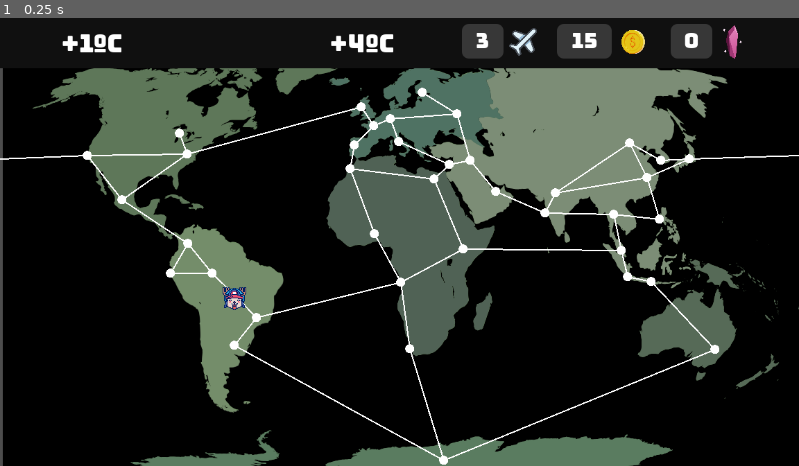
Above: before the commit, frame 1.
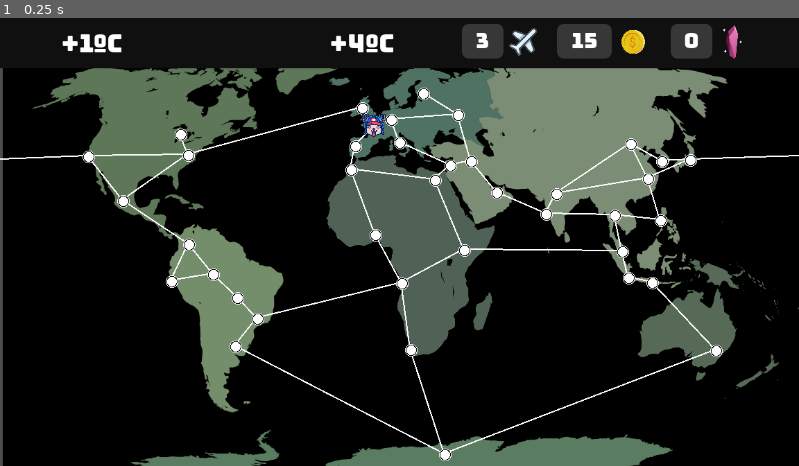
Above: after the commit, the same moment.

Repository: CarolCoCe/GreenGame
Game: Godot game, scene res://main/scene/main.tscn
Two runs of this game, one before a commit and one after it. Both use one fixed random seed, a clock stepped at 60 frames per second and the inputs below.
Inputs:
- Up to frame 1 (0.25 s): no input

The runs differ from the first frame. In frame 1, 1.8% of the frame differs, in the area x 10-91%, y 15-100%.

Commit message:
Tudo certo com o mapa. Ainda organizando o movimento do player

Diff:
--- a/Data/Lista de atividades - Mapa.csv
+++ b/Data/Lista de atividades - Mapa.csv
@@ -1,5 +1,5 @@
 name,activities,conections,position x,position y
-Antártica,1,Buenos Aires;Cidade do cabo;Sydney,640,640
+Antártica,1,Buenos Aires;Cidade do cabo;Sydney,640,630
 Bagdá,2,Jerusalém;Moscou;Dubai,678,207
 Bali,3,Jacarta;Sydney,939,382
 Bangkok,4,Manila;Mumbai;Singapura,885,285
@@ -16,7 +16,7 @@
 Jacarta,18,Bali;Singapura,905,375
 Jerusalém,19;20,Cairo;Bagdá;Roma,648,213
 Lagos,21,Casablanca;Luanda,540,313
-Lima,22,Bogotá;Manaus,246,370
+Lima,22,Bogotá;Manaus,246,380
 Londres,23,Nova York;Paris,521,130
 Los Angeles,24,Cidade do México;Nova York;Tóquio,126,200
 Luanda,25;26,Lagos;Nairobi;Cidade do cabo;São Paulo,578,383
--- a/main/scene/main.tscn
+++ b/main/scene/main.tscn
@@ -6,9 +6,9 @@
 [ext_resource type="PackedScene" uid="uid://dr5uqoyqrk4q3" path="res://main/scene/worldMap.tscn" id="3_hjb3d"]
 [ext_resource type="FontFile" uid="uid://x68u5rsd0n4f" path="res://assets/fonts/Bungee-Regular.ttf" id="3_rt5r6"]
 [ext_resource type="Texture2D" uid="uid://d3tr7dqg05im6" path="res://assets/Icon-coin.png" id="4_sdn36"]
-[ext_resource type="PackedScene" uid="uid://bveme6eus57s2" path="res://player/scene/player.tscn" id="4_yis4t"]
 [ext_resource type="Texture2D" uid="uid://cd1anvues3yo6" path="res://assets/Icon-kgem2.png" id="6_8k8il"]
 [ext_resource type="PackedScene" uid="uid://e41uscdwo833" path="res://Painel - global/painel.tscn" id="8_ci4yx"]
+[ext_resource type="PackedScene" uid="uid://bkqljm64dmb5f" path="res://player/scene/Player.tscn" id="8_kqbl1"]
 
 [sub_resource type="StyleBoxFlat" id="StyleBoxFlat_v0tia"]
 bg_color = Color(1, 1, 1, 0.164706)
@@ -103,12 +103,10 @@
 [node name="WorldMap" parent="." instance=ExtResource("3_hjb3d")]
 z_index = 1
 
-[node name="Player" parent="." instance=ExtResource("4_yis4t")]
-z_index = 1
-position = Vector2(338, 407)
+[node name="Player" parent="." instance=ExtResource("8_kqbl1")]
 
 [node name="Painel" parent="." instance=ExtResource("8_ci4yx")]
 visible = false
-z_index = 2
+z_index = 3
 
 [connection signal="timeout" from="Timer" to="." method="_on_timer_timeout_rodada"]
--- a/main/scripts/WorldMap.gd
+++ b/main/scripts/WorldMap.gd
@@ -11,15 +11,22 @@
 
 	#draw the city points
 	var circleCity = TextureButton.new()
-	var texture = load("res://assets/WhiteCircle.png")
-	#var textureHover = load("res://assets/Icon-kgem.png")
-	circleCity.scale = Vector2(0.13,0.13)
-	circleCity.size = (circleCity.scale * Vector2(150,150))
+	var texture = load("res://assets/white-button_0001.png")
+	var textureHover = load("res://assets/white-button_0002.png")
+	var texturePressed = load("res://assets/white-button_0003.png")
+
+	circleCity.scale = Vector2(0.028,0.028)
+	circleCity.size = (circleCity.scale * Vector2(512,512))
+	# 512 is the size of the texture image!
 	circleCity.texture_normal = texture
-	#circleCity.texture_hover = textureHover
+	circleCity.texture_hover = textureHover
+	circleCity.texture_pressed = texturePressed
 	circleCity.position = city.positionMap - circleCity.size/2
 	circleCity.visible = true
+	circleCity.z_index = 1
 	circleCity.STRETCH_KEEP_CENTERED
+	circleCity.connect("pressed", on_circleCity_pressed)
+
 	add_child(circleCity)
 
 
@@ -69,5 +76,10 @@
 
 	return -1  # No path found
 
-func _ready():
-	pass # Replace with function body.
+func get_random_city():
+	var randomKey = cityWorldMap.keys()[randi_range(1,cityWorldMap.size()-1)]
+	var randomCityName = cityWorldMap[randomKey]
+	return randomCityName
+
+func on_circleCity_pressed():
+	return self
--- a/main/scripts/main.gd
+++ b/main/scripts/main.gd
@@ -1,6 +1,7 @@
 extends Node2D
 
 @onready var player = $Player
+@onready var worldMap = $WorldMap
 
 
 var csv_file_path_cities: String = "res://Data/Lista de atividades - Mapa.csv"
@@ -8,7 +9,6 @@
 
 
 func _ready():
-	var worldMap = $WorldMap
 	$"Label-plane".text = str(player._getflights())
 	$"Label-coins".text = str(player._getcoins())
 	$"Label-kgem".text = str(player._getknowledgeGems())
@@ -40,11 +40,18 @@
 			for cityBName in connectionsf:
 				var cityB = worldMap.find_city_by_name(cityBName)
 				worldMap.add_city_connection(cityA,cityB)
-	#player._setplayercurrentCity()
+	player._setplayercurrentCity(worldMap.get_random_city())
 
 # Called every frame. 'delta' is the elapsed time since the previous frame.
 func _process(delta):
 	pass
+
+func moving_player(cityDestiny : City):
+	var distance = worldMap.calc_distance_flights(player.playercurrentCity , cityDestiny)
+	var flightsAvailable = player._getflights()
+	if (distance <= flightsAvailable):
+		player._setflights(flightsAvailable - distance)
+		player._setplayercurrentCity(cityDestiny)
 
 
 func _on_timer_timeout_rodada():
--- /dev/null
+++ b/player/scene/Player.tscn
@@ -0,0 +1,12 @@
+[gd_scene load_steps=3 format=3 uid="uid://bkqljm64dmb5f"]
+
+[ext_resource type="Script" path="res://player/scripts/Player.gd" id="1_d748i"]
+[ext_resource type="Texture2D" uid="uid://dkbha463jn0ek" path="res://assets/player.png" id="2_oqn14"]
+
+[node name="Player" type="CharacterBody2D"]
+z_index = 2
+script = ExtResource("1_d748i")
+
+[node name="Sprite2D" type="Sprite2D" parent="."]
+scale = Vector2(0.07, 0.07)
+texture = ExtResource("2_oqn14")
--- a/player/scene/player.tscn
+++ /dev/null
@@ -1,11 +0,0 @@
-[gd_scene load_steps=3 format=3 uid="uid://bveme6eus57s2"]
-
-[ext_resource type="Script" path="res://player/scripts/player.gd" id="1_xcjb0"]
-[ext_resource type="Texture2D" uid="uid://dkbha463jn0ek" path="res://assets/player.png" id="2_y5hcr"]
-
-[node name="Player" type="Node2D"]
-script = ExtResource("1_xcjb0")
-
-[node name="Sprite2D" type="Sprite2D" parent="."]
-scale = Vector2(0.07, 0.07)
-texture = ExtResource("2_y5hcr")
--- a/player/scripts/player.gd
+++ b/player/scripts/Player.gd
@@ -1,4 +1,7 @@
-extends Node2D
+extends CharacterBody2D
+
+
+const SPEED = 30.0
 
 var username
 var activityInProgress
@@ -32,15 +35,17 @@
 
 func _setplayercurrentCity(value):
 	playercurrentCity = value
+	self.position = playercurrentCity.positionMap
+	move_and_slide()
 
 # Called when the node enters the scene tree for the first time.
 func _ready():
 	flights = 3
 	coins = 15
 	knowledgeGems = 0
-	#self.position = playercurrentCity.position
 
+func _physics_process(delta):
 
-# Called every frame. 'delta' is the elapsed time since the previous frame.
-func _process(delta):
-	pass
+	velocity.x = move_toward(velocity.x, 0, SPEED)
+
+	move_and_slide()
Binary file changed: Data/Lista de atividades - Mapa.activities.translation
Binary file changed: Data/Lista de atividades - Mapa.conections.translation
Binary file changed: Data/Lista de atividades - Mapa.position x.translation
Binary file changed: Data/Lista de atividades - Mapa.position y.translation
Binary file added: assets/white-button_0001.png
Not shown, added: assets/white-button_0001.png.import
Binary file added: assets/white-button_0002.png
Not shown, added: assets/white-button_0002.png.import
Binary file added: assets/white-button_0003.png
Not shown, added: assets/white-button_0003.png.import
